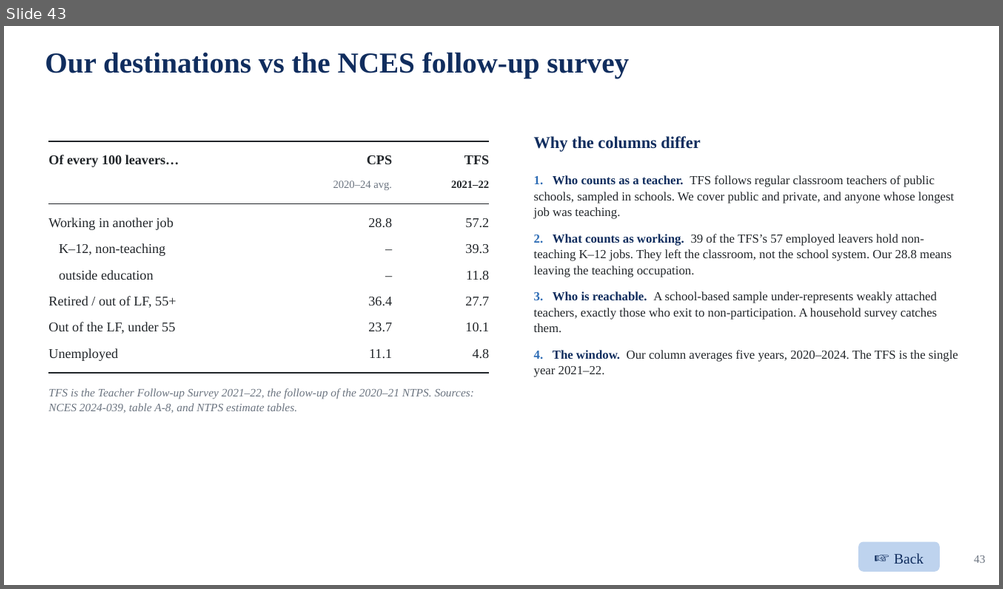
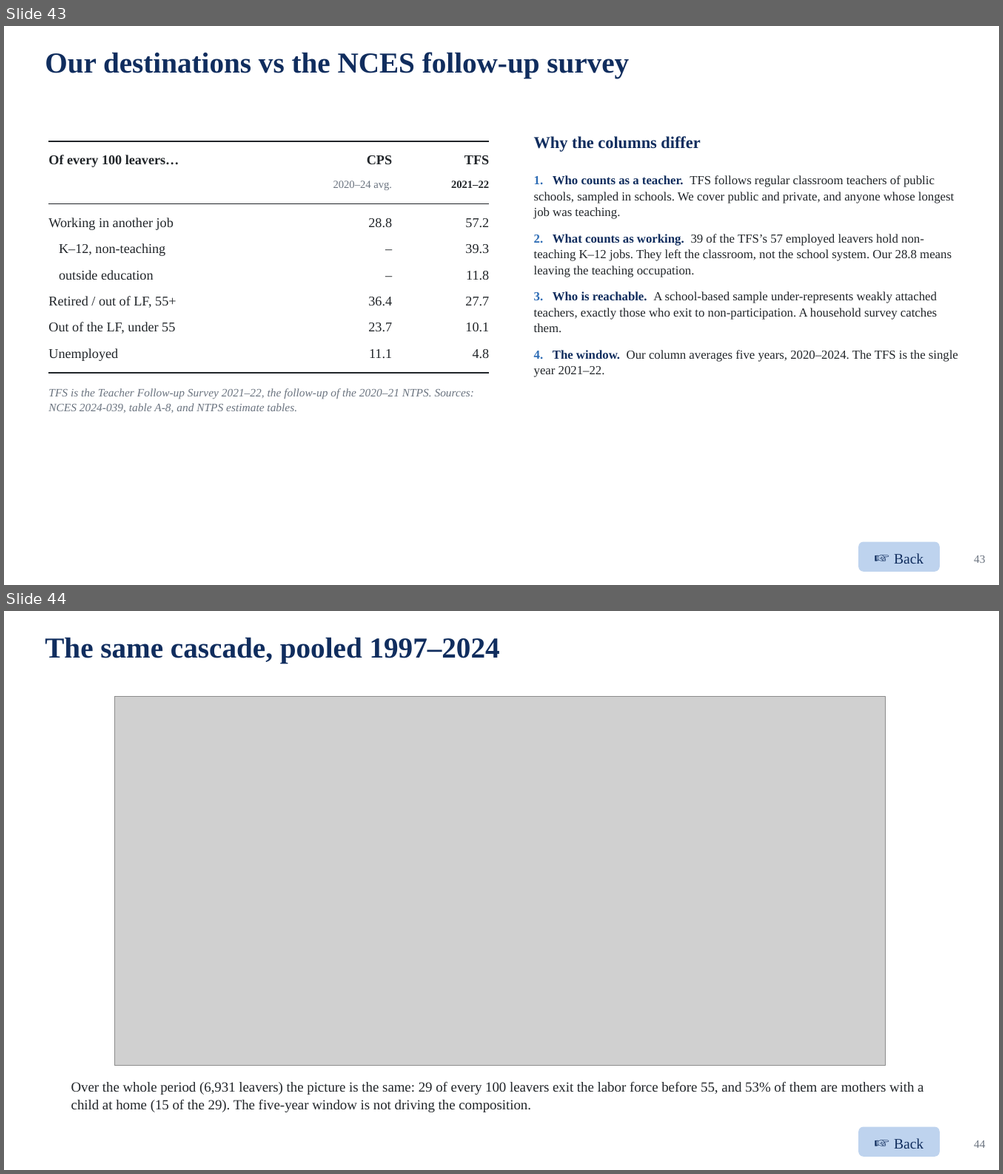
Before and after one commit to jedr1-ship-it/Alternative-Pathways----Quant, a slide deck: report/data_cluster/Proyect_US_cluster.pptx. Shown one above the other, each under a label of ours: slide 43 before the commit, slides 43 and 44 after it. The pictures are 1003x589 and 1003x1174 pixels, drawn with LibreOffice and Linux fonts; fonts in the diff are those of the drawing; grey boxes stand for pictures. Boxes give left, top, right and bottom in pixels: in the first picture for what was removed or moved away, otherwise in the second. Text is boxed around its words. In the diff, an @@ line names an element or a change of style, - is before the commit and + after.

```diff
--- a/report/data_cluster/Proyect_US_cluster.pptx
+++ b/report/data_cluster/Proyect_US_cluster.pptx
@@ slide 44 added at <box>4,611,999,1170</box>, background #FFFFFF @@
@@ text added at <box>45,637,500,663</box>, 28 pt, text #102D5E, bold @@
+The same cascade, pooled 1997–2024
@@ picture added at <box>114,697,885,1066</box> @@
@@ text added at <box>71,1082,923,1113</box>, 13.5 pt, text #212529 @@
+Over the whole period (6,931 leavers) the picture is the same: 29 of every 100 leavers exit the labor force before 55, and 53% of them are mothers with a child at home (15 of the 29). The five-year window is not driving the composition.
@@ rounded rectangle added at <box>858,1128,939,1157</box>, fill #BED3EE, 14 pt, text #102D5E @@
+☞ Back
@@ text added at <box>973,1141,984,1148</box>, 11 pt, text #6B7480 @@
+44
```
Also in this commit, not shown: 9 slides changed, 13 other files.
